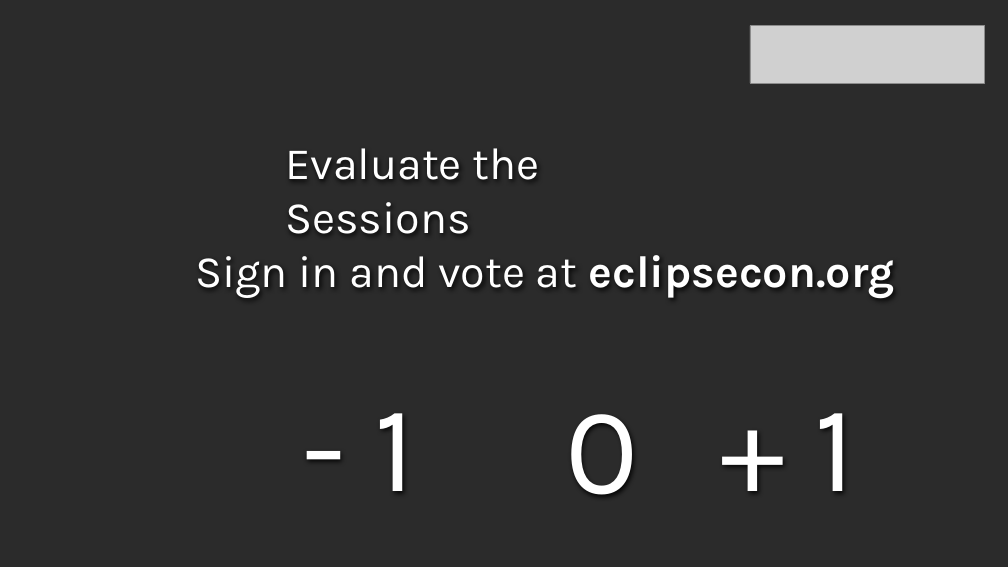
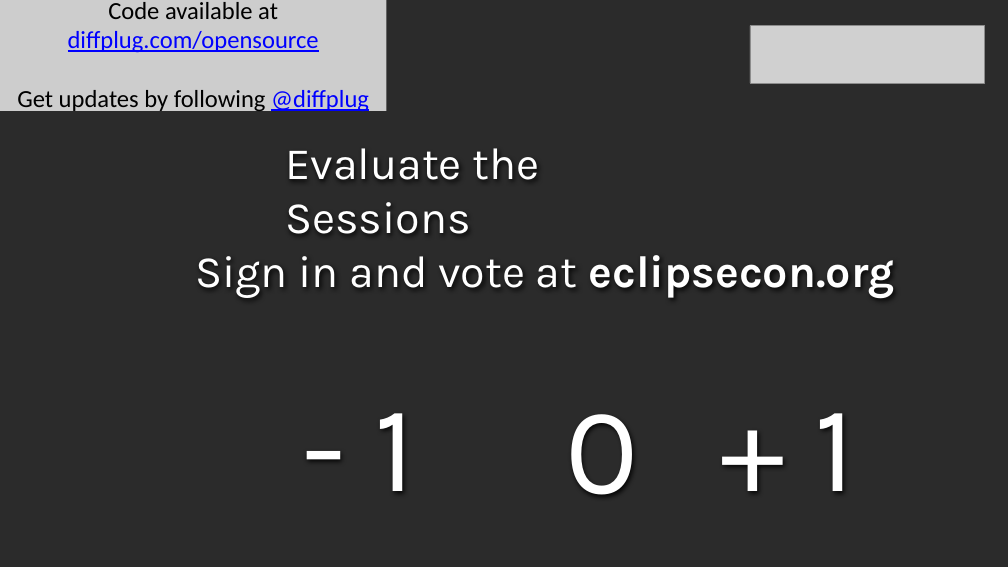
Before and after one commit to diffplug/rxjava-and-swt, a slide deck: slide 18 of RxJava and SWT.pptx (slide 8 before the commit). Drawn at 1008x567 pixels with LibreOffice and Linux fonts; fonts in the diff are those of the drawing; grey boxes stand for pictures; background and template pictures are left out; a plain dark background stands for a picture behind light text. Boxes give left, top, right and bottom in pixels: in the first picture for what was removed or moved away, otherwise in the second. Text is boxed around its words. In the diff, an @@ line names an element or a change of style, - is before the commit and + after.

```diff
--- a/RxJava and SWT.pptx
+++ b/RxJava and SWT.pptx
@@ rectangle added at [0,0,386,110], fill #FFFFFF at 77% opacity, 23.5 pt, text #000000 @@
+Code available at
+diffplug.com/opensource
+Get updates by following @diffplug
```
Also in this commit, not shown: 6 other slides changed, 11 slides added, 1 slide removed.
